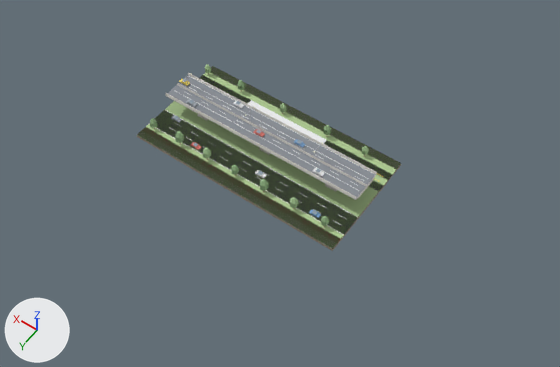
The glTF model modelo-3d/via-expresa-tinkercad.glb, before and after one commit.
Before and after are seen from a 50 mm camera at (-123.0, 164.0, 239.0) aimed at (-14.0, 10.0, -2.0). Lighting does not change. The marker at lower left points along +X, +Y and +Z. The first picture is the older version. Vertices at exactly the same position are counted once.

Names of what the first picture shows: 'ViaExpresaElevada'.
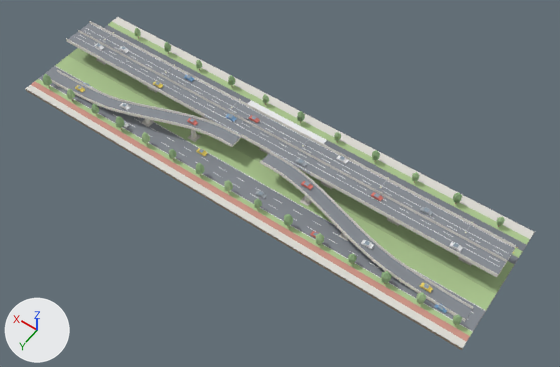
Edits to the bpy script that builds the scene:
```text
Change me_viaexpresaelevada:
    used by ob_viaexpresaelevada; location = (0.0, 0.0, 0.0)
    remove me_viaexpresaelevada.from_pydata(...)  # 1350 vertices, 2220 faces; spans x -48.0..48.0, y -25.0..25.0, z -1.2..17.5
    add me_viaexpresaelevada.from_pydata(...)  # 4436 vertices, 7956 faces; spans x -105.0..105.0, y -25.0..33.0, z -1.2..17.5
    me_viaexpresaelevada part 1: the loose piece of 24 vertices spanning x -48.0..48.0, y -25.0..25.0, z -1.2..0.2 is rebuilt with 120 vertices and now spans x -105.0..105.0, y -25.0..33.0, z -1.2..0.2
    me_viaexpresaelevada part 2: the loose piece of 16 vertices spanning x -46.0..46.0, y -0.3..0.3, z 10.0..10.9 is rebuilt with 40 vertices and now spans x -102.0..102.0, y -3.5..-3.3, z 10.0, in mat_lineabl (white #f3f3f1)
    me_viaexpresaelevada part 3: the loose piece of 16 vertices spanning x -46.0..46.0, y 6.9..7.5, z 10.0..11.1 is rebuilt with 40 vertices and now spans x -102.0..102.0, y 6.6..6.8, z 10.0, in mat_lineabl (white #f3f3f1)
    me_viaexpresaelevada part 4: the loose piece of 16 vertices spanning x -46.0..46.0, y -7.5..-6.9, z 10.0..11.1 is rebuilt with 40 vertices and now spans x -102.0..102.0, y -6.8..-6.6, z 10.0, in mat_lineabl (white #f3f3f1)
    me_viaexpresaelevada part 5: the loose piece of 12 vertices spanning x -46.0..46.0, y -7.5..7.5, z 8.0..10.0 is rebuilt with 60 vertices and now spans x -103.0..103.0, y -7.5..7.5, z 8.0..10.0
    me_viaexpresaelevada part 6: 87 loose pieces with 924 vertices, spanning x -48.0..48.0, y -21.1..20.3, z 0.0..17.5, are deleted
    me_viaexpresaelevada part 7: 20 vertices removed from x -48.0..48.0, y 7.5..17.5, z 0.0..0.2; 3766 vertices added at x -105.0..105.0, y -25.0..33.0, z -0.4..17.5
    other edits to the shape of me_viaexpresaelevada do not show in these pictures
```

Where the change shows, as pixel boxes (x1, y1, x2, y2) in the pictures (560 x 367 px):
'ViaExpresaElevada', reshaped (92% wider, 78% taller): before (137, 64, 401, 251); after (25, 17, 534, 350)
part 1 of me_viaexpresaelevada, rebuilt (92% wider, 77% taller): before (137, 66, 401, 251); after (26, 22, 533, 350)
part 2 of me_viaexpresaelevada, rebuilt (121% wider, 117% taller): before (177, 83, 367, 186); after (86, 28, 507, 253)
part 3 of me_viaexpresaelevada, rebuilt: before (166, 93, 356, 199); after (204, 114, 311, 173)
part 4 of me_viaexpresaelevada, rebuilt (122% wider, 120% taller): before (188, 73, 377, 174); after (91, 24, 512, 247)
part 5 of me_viaexpresaelevada, rebuilt (113% wider, 102% taller): before (166, 75, 376, 200); after (67, 23, 515, 277)
part 6 of me_viaexpresaelevada, deleted: before (150, 64, 391, 227)
part 7 of me_viaexpresaelevada, built on: before (155, 111, 357, 235); after (25, 17, 534, 348)
